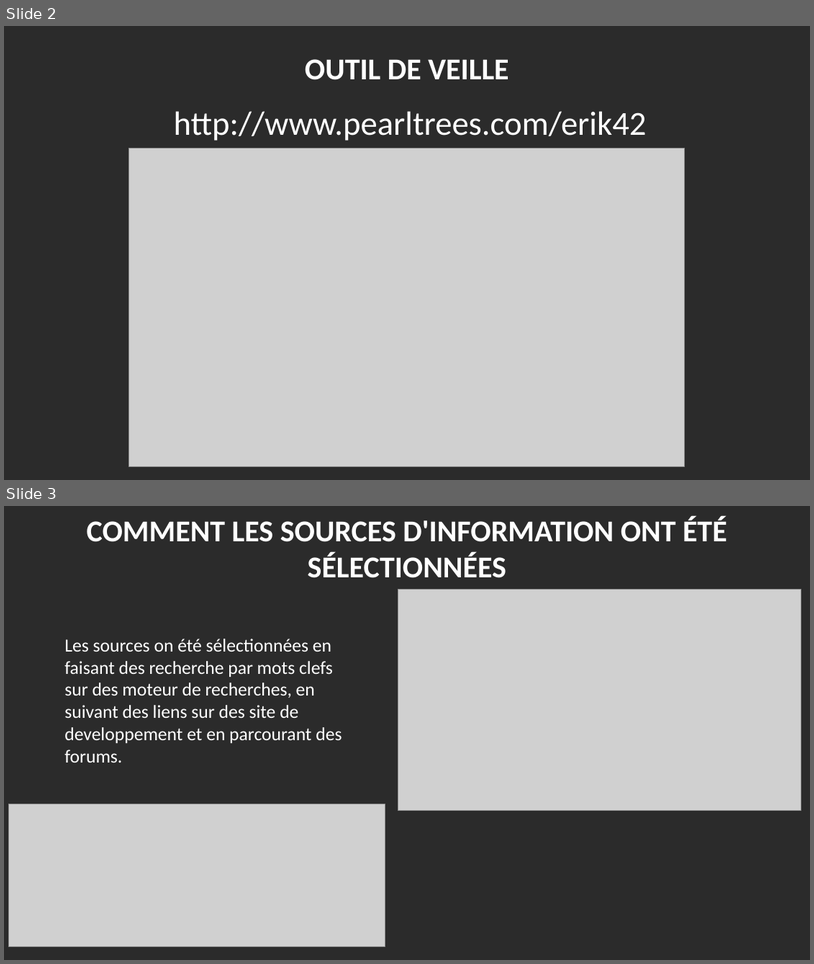
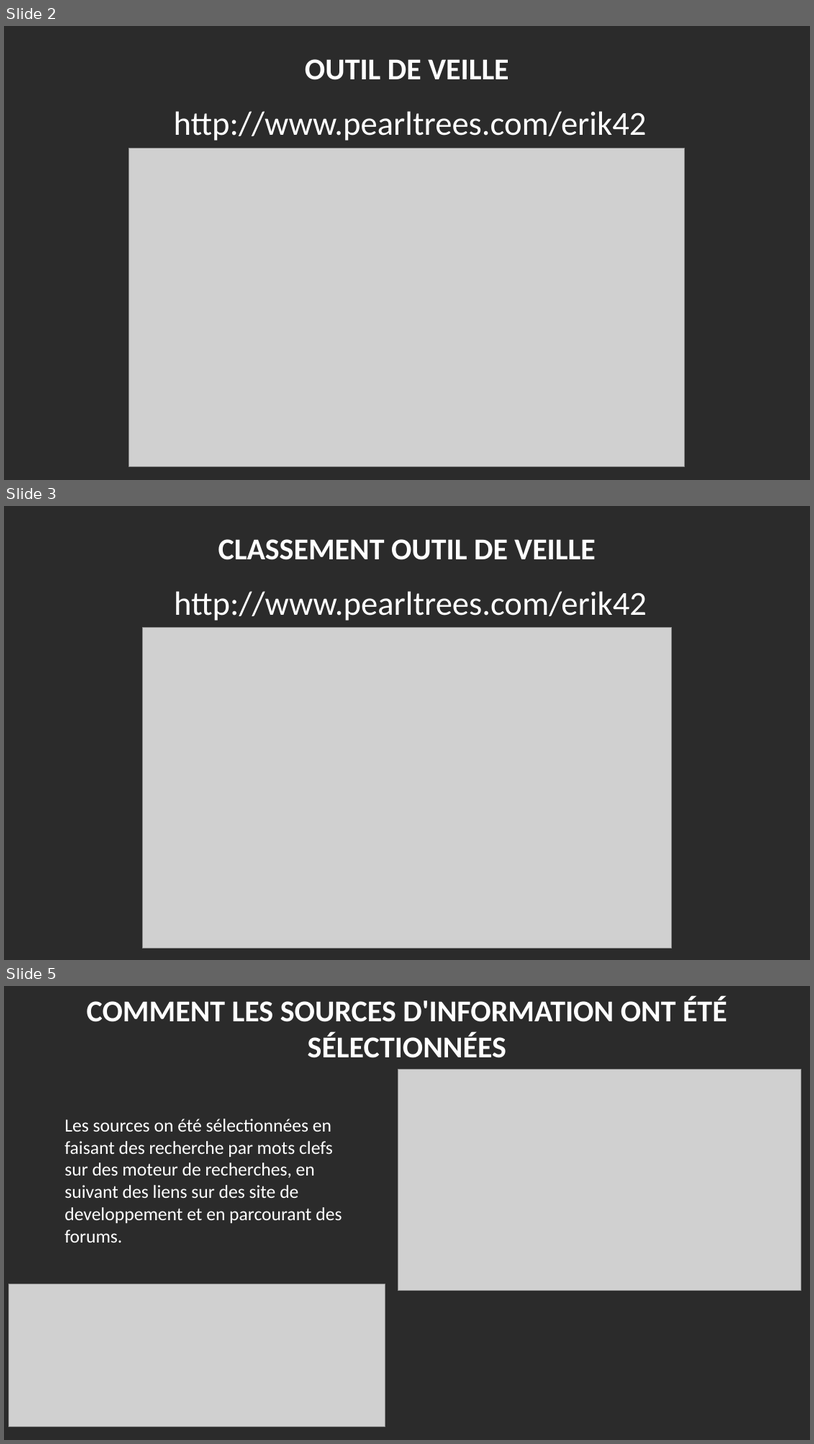
Before and after one commit to Erik-42/OpenClassRooms_Projet_4, a slide deck: Breteau_Eric_1_veille_10032023.odp. Shown one above the other, each under a label of ours: slides 2 and 3 before the commit, slides 2, 3 and 5 after it; the slides between them are not shown. The pictures are 814x964 and 814x1444 pixels, drawn with LibreOffice and Linux fonts; fonts in the diff are those of the drawing; grey boxes stand for pictures; background and template pictures are left out; a plain dark background stands for a picture behind light text. Boxes give left, top, right and bottom in pixels: in the first picture for what was removed or moved away, otherwise in the second. Text is boxed around its words. In the diff, an @@ line names an element or a change of style, - is before the commit and + after.

```diff
--- a/Breteau_Eric_1_veille_10032023.odp
+++ b/Breteau_Eric_1_veille_10032023.odp
@@ slide 3 added at (x1=4, y1=506, x2=810, y2=960), background picture (left out) @@
@@ title added at (x1=219, y1=539, x2=595, y2=560), 36 pt, text #FFFFFF, bold @@
+CLASSEMENT OUTIL DE VEILLE
@@ text added at (x1=174, y1=591, x2=647, y2=620), 40 pt, text #FFFFFF @@
+http://www.pearltrees.com/erik42
@@ picture added at (x1=142, y1=628, x2=672, y2=948) @@
@@ what was slide 3 is now slide 5 @@
```
Also in this commit, not shown: 1 other slide added, 5 other files.
